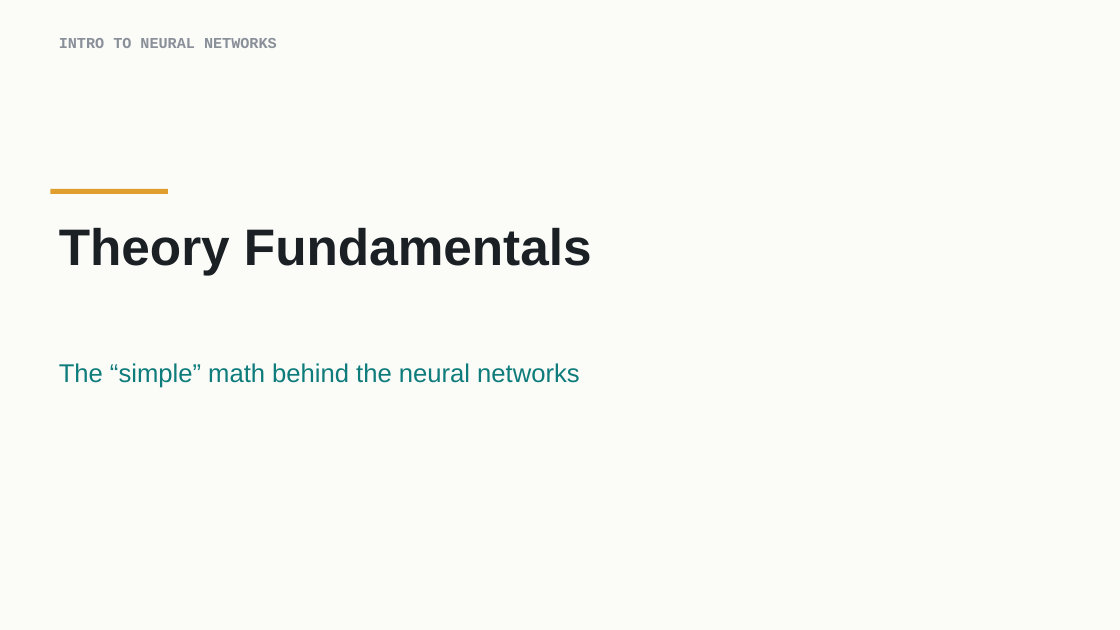
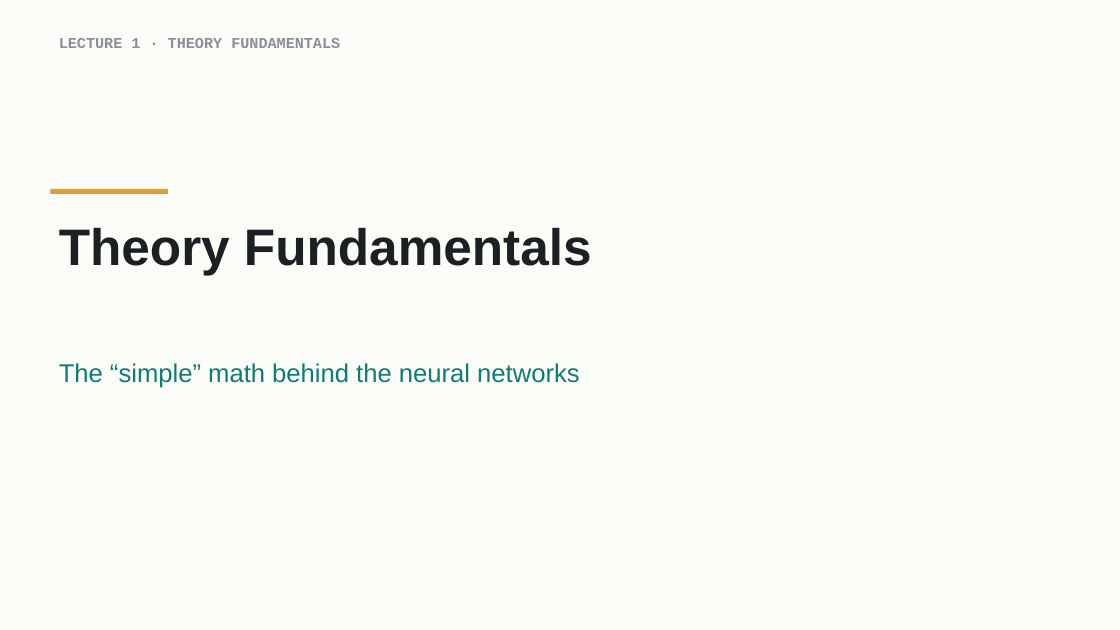
Before and after one commit to indigobio/msacl_dl_course, a slide deck: slide 10 of slides/pptx/lecture01_intro.pptx. Drawn at 1120x630 pixels with LibreOffice and Linux fonts; fonts in the diff are those of the drawing. Boxes give left, top, right and bottom in pixels: in the first picture for what was removed or moved away, otherwise in the second. Text is boxed around its words. In the diff, an @@ line names an element or a change of style, - is before the commit and + after.

```diff
--- a/slides/pptx/lecture01_intro.pptx
+++ b/slides/pptx/lecture01_intro.pptx
@@ text at [59, 38, 340, 48]: text changed @@
-INTRO TO NEURAL NETWORKS
+LECTURE 1 · THEORY FUNDAMENTALS
```
Also in this commit, not shown: 3 other slides changed, 15 other files.
